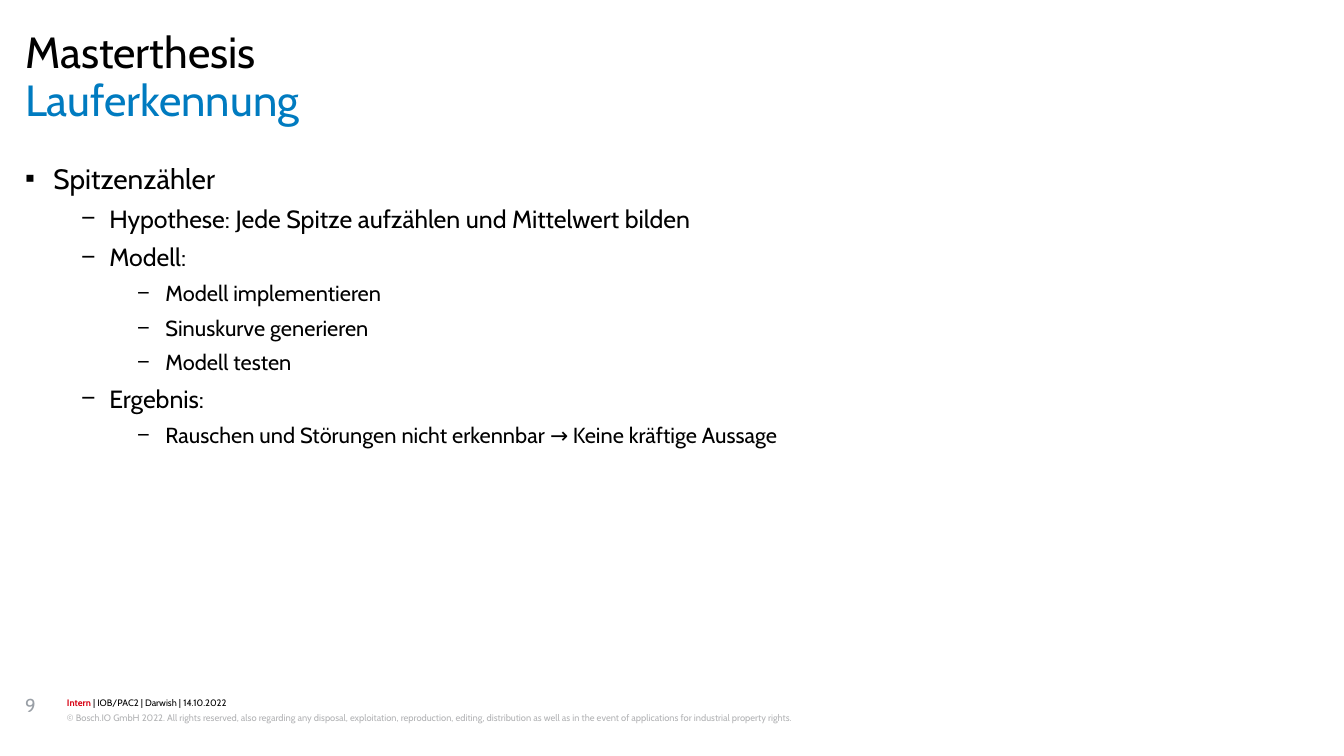
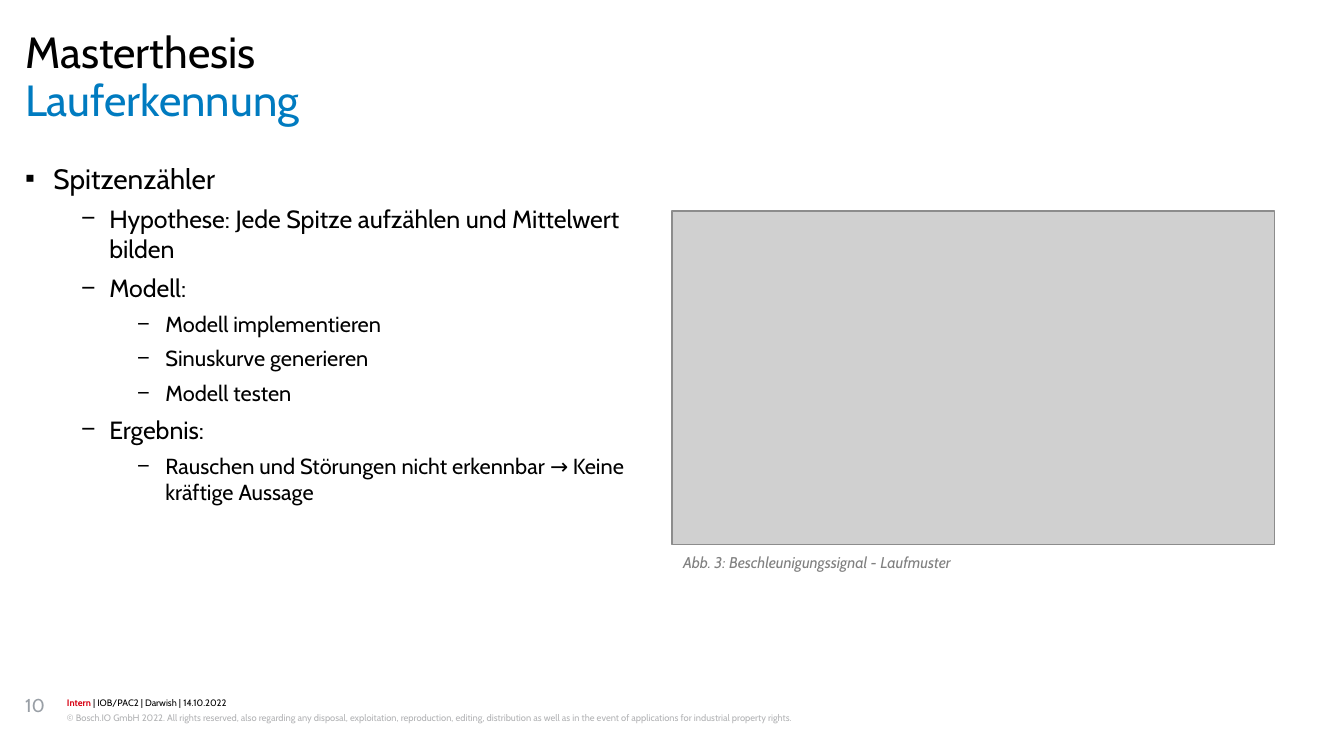
Before and after one commit to OaysDarwish/MasterArbeit, a slide deck: slide 10 of Zwischenvortrag_converted.pptx (slide 9 before the commit). Drawn at 1344x756 pixels with LibreOffice and Linux fonts; fonts in the diff are those of the drawing; grey boxes stand for pictures; background and template pictures are left out. Boxes give left, top, right and bottom in pixels: in the first picture for what was removed or moved away, otherwise in the second. Text is boxed around its words. In the diff, an @@ line names an element or a change of style, - is before the commit and + after.

```diff
--- a/Zwischenvortrag_converted.pptx
+++ b/Zwischenvortrag_converted.pptx
@@ text "Spitzenzähler" rewrapped from bbox=[53, 168, 777, 448] to bbox=[53, 168, 624, 506] @@
@@ picture added at bbox=[672, 211, 1275, 544] @@
@@ text added at bbox=[683, 556, 950, 572], 10 pt, text #808080, italic @@
+Abb. 3: Beschleunigungssignal - Laufmuster
@@ page number at bbox=[25, 699, 45, 712]: text changed @@
-9
+10
```
Also in this commit, not shown: 6 other slides changed, 4 slides added, 4 slides removed, 1 other file.
